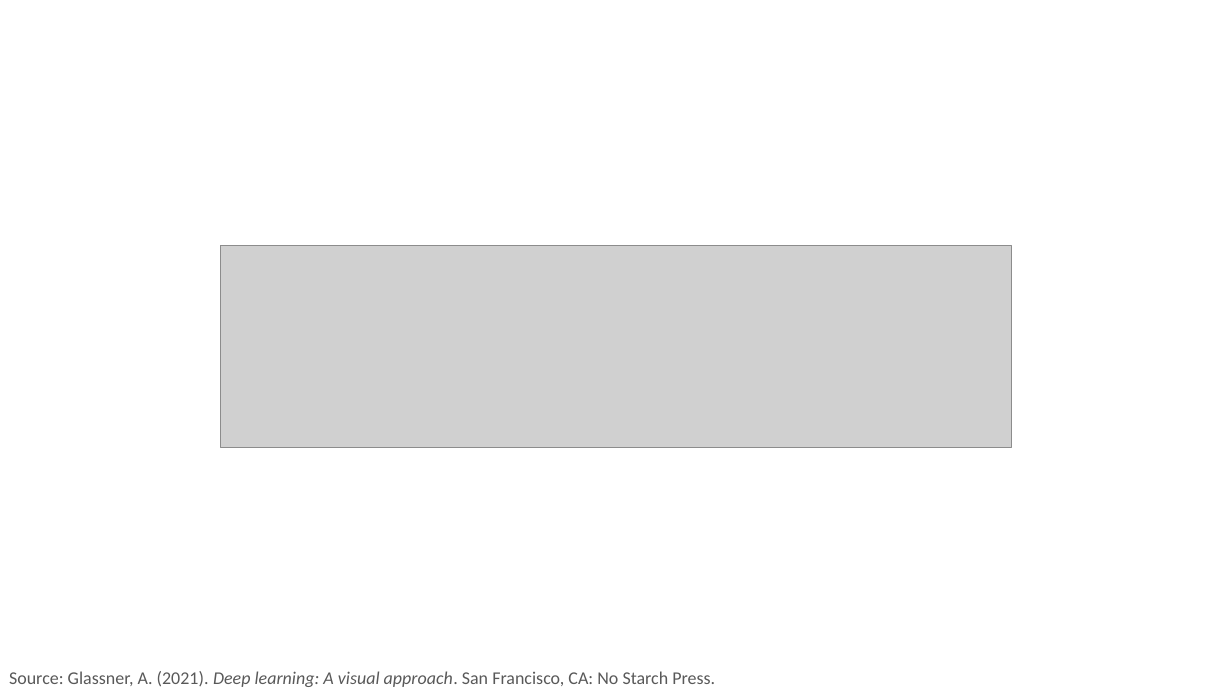
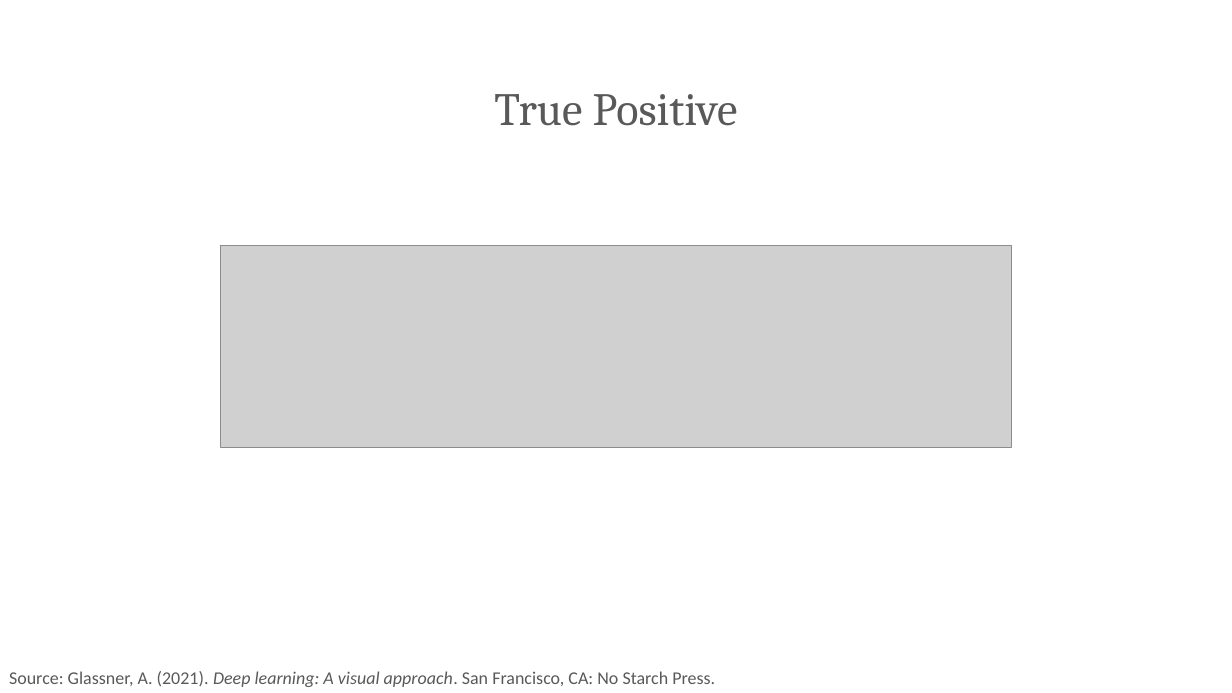
Before and after one commit to PracticumAI/gan, a slide deck: slide 5 of presentations/01_gan_intro.pptx (slide 11 before the commit). Drawn at 1232x693 pixels with LibreOffice and Linux fonts; fonts in the diff are those of the drawing; grey boxes stand for pictures. Boxes give left, top, right and bottom in pixels: in the first picture for what was removed or moved away, otherwise in the second. Text is boxed around its words. In the diff, an @@ line names an element or a change of style, - is before the commit and + after.

```diff
--- a/presentations/01_gan_intro.pptx
+++ b/presentations/01_gan_intro.pptx
@@ title added at (494, 94, 738, 126), 36 pt, text #595959 @@
+True Positive
```
Also in this commit, not shown: 5 other slides changed, 4 slides added, 3 slides removed, 1 other file.
